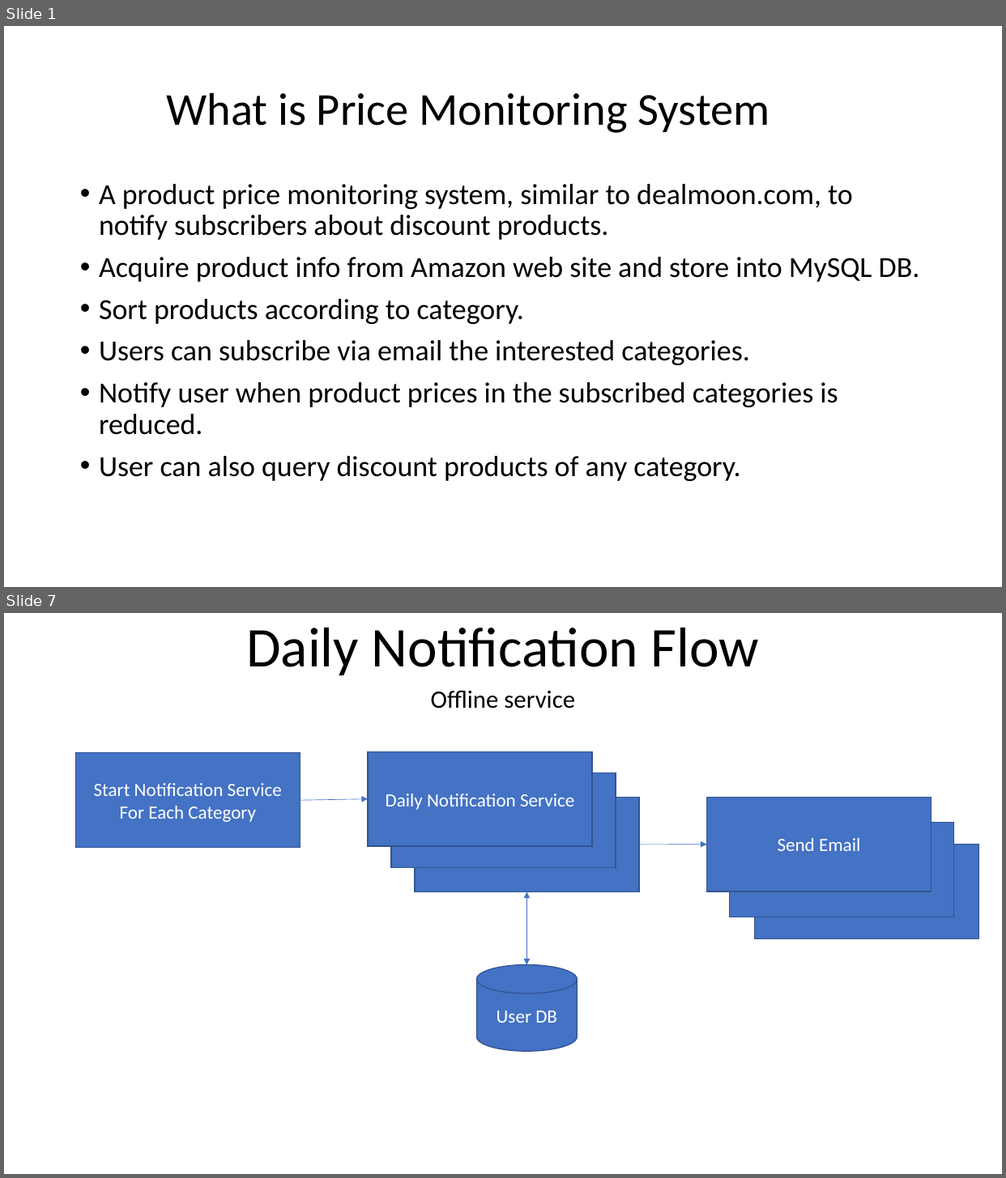
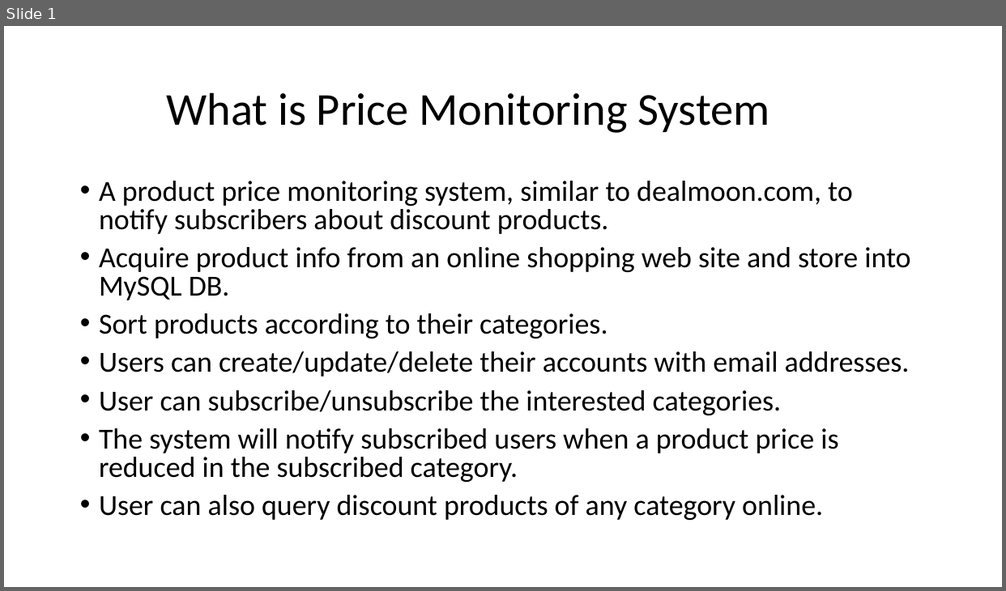
Before and after one commit to youhusky/price-monitoring-system, a slide deck: PriceMonitoringDesign.pptx. Shown one above the other, each under a label of ours: slides 1 and 7 before the commit, slide 1 after it; the slides between them are not shown. The pictures are 1006x1178 and 1006x591 pixels, drawn with LibreOffice and Linux fonts; fonts in the diff are those of the drawing. Boxes give left, top, right and bottom in pixels: in the first picture for what was removed or moved away, otherwise in the second. Text is boxed around its words. In the diff, an @@ line names an element or a change of style, - is before the commit and + after.

```diff
--- a/PriceMonitoringDesign.pptx
+++ b/PriceMonitoringDesign.pptx
@@ slide 7 removed at [4,613,1002,1174], background #FFFFFF @@
@@ title removed at [246,628,759,676] @@
-Daily Notification Flow
@@ subtitle removed at [431,690,575,709] @@
-Offline service
@@ rectangle removed at [76,753,300,847] @@
-Start Notification Service For Each Category
@@ rectangle removed at [368,752,592,845] @@
-Daily Notification Service
@@ rectangle removed at [391,773,616,868] @@
@@ arrow removed from (300, 800) to (368, 799) @@
@@ rectangle removed at [415,797,640,892] @@
@@ rectangle removed at [707,797,931,892] @@
-Send Email
@@ rectangle removed at [730,823,954,917] @@
@@ arrow removed from (639, 845) to (707, 845) @@
@@ rectangle removed at [754,845,978,939] @@
@@ double arrow removed from (527, 892) to (527, 965) @@
@@ cylinder removed at [476,965,577,1051] @@
-User DB
@@ slide 1 changed as well @@
@@ text at [99,181,853,234]: line spacing 0.9 to 0.8 @@
@@ text at [99,247,910,520]: text changed @@
-• Acquire product info from Amazon web site and store into MySQL DB.
-• Sort products according to category.
-• Users can subscribe via email the interested categories.
-• Notify user when product prices in the subscribed categories is reduced.
-• User can also query discount products of any category.
+• Acquire product info from an online shopping web site and store into MySQL DB.
+• Sort products according to their categories.
+• Users can create/update/delete their accounts with email addresses.
+• User can subscribe/unsubscribe the interested categories.
+• The system will notify subscribed users when a product price is reduced in the subscribed category.
+• User can also query discount products of any category online.
```
Also in this commit, not shown: 3 other slides changed, 6 slides added, 6 other slides removed.
